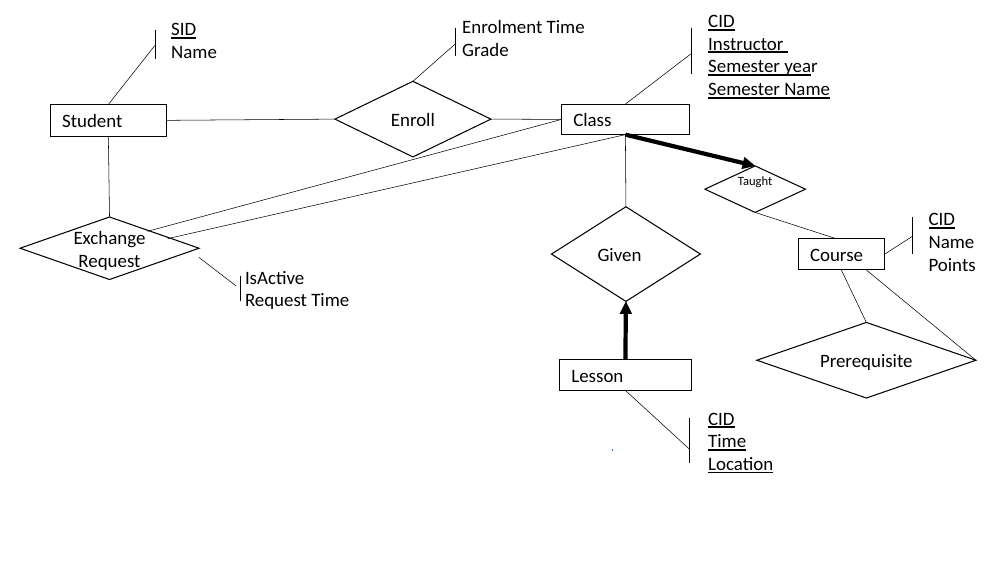
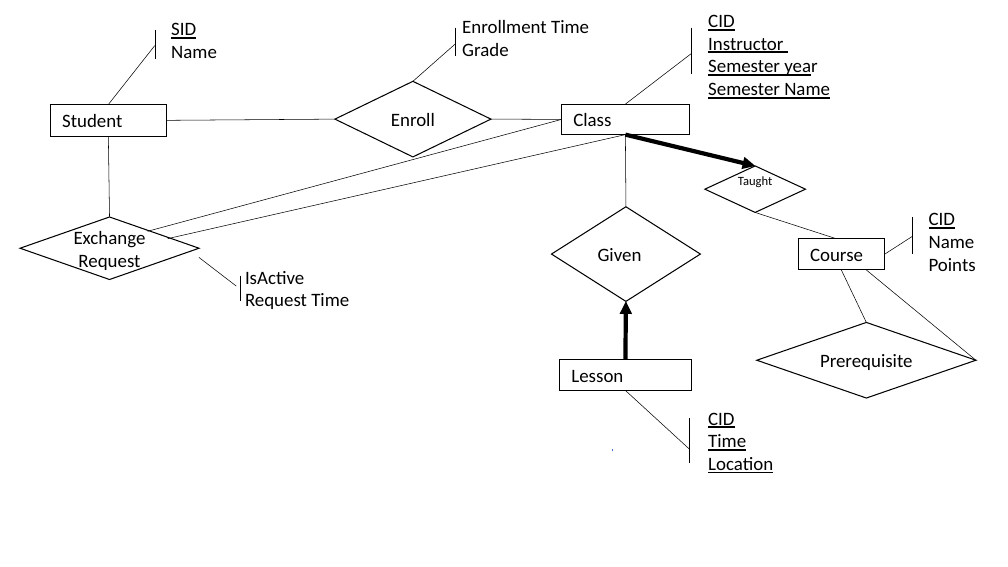
Before and after one commit to alonlapid/courseswap, a slide deck: slide 4 of milestone_2_presentation.pptx. Drawn at 1008x567 pixels with LibreOffice and Linux fonts; fonts in the diff are those of the drawing. Boxes give left, top, right and bottom in pixels: in the first picture for what was removed or moved away, otherwise in the second. Text is boxed around its words. In the diff, an @@ line names an element or a change of style, - is before the commit and + after.

Commit message:
edit

```diff
--- a/milestone_2_presentation.pptx
+++ b/milestone_2_presentation.pptx
@@ text at [462,20,589,33]: text changed @@
-Enrolment Time
+Enrollment Time
```
